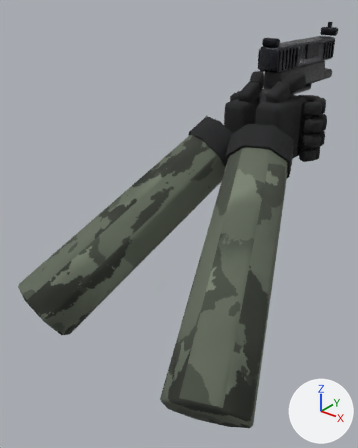
What one commit did to the glTF model client/assets/models/pistol_fp.glb.
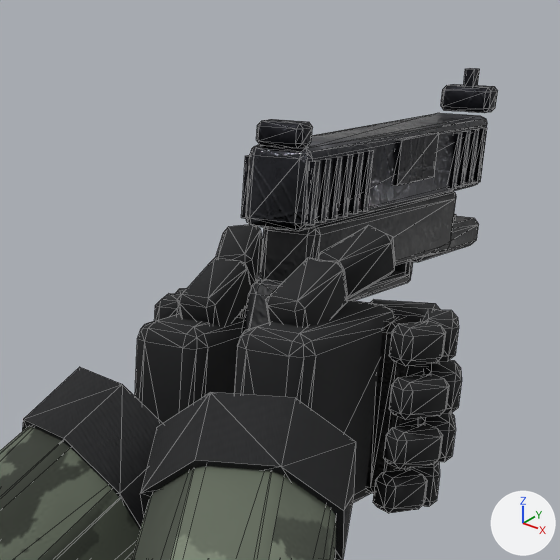
Old and new are each drawn whole from a 50 mm lens placed at (0.347, -0.663, 0.165), pointed at (-0.043, -0.175, -0.138) and again close up on the part from 51% to 100% of the width and 0% to 39% of the height. The lights are fixed; the arrows at lower right show +X, +Y and +Z. The older version's two pictures come first. The close-ups show mesh edges as thin lines. Where no turn or scale is listed for an object, it has been applied to the vertices. Vertices at exactly the same position are counted once.

Names of what the first close-up shows: 'arms', 'body', 'slide'.
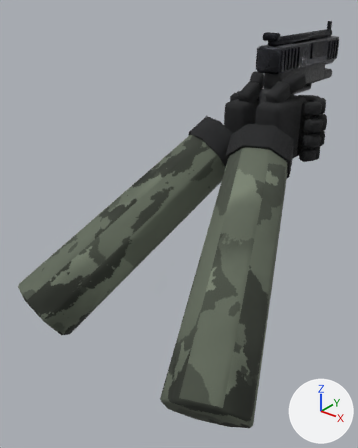
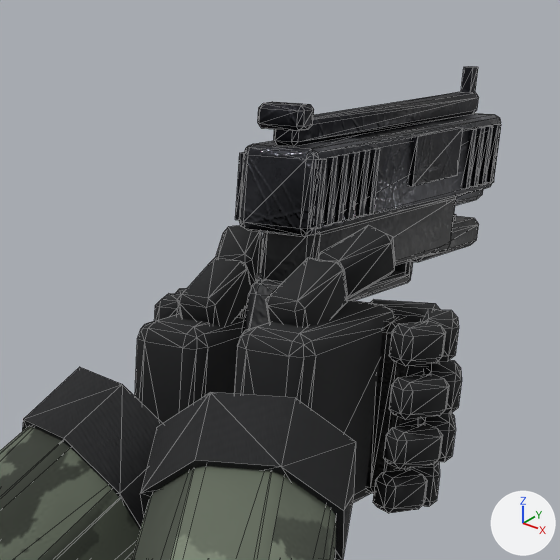
Edits to the bpy script that builds the scene:
```text
Change me_pistol_slide:
    used by ob_slide; location = (0.0, 0.0, 0.0)
    remove me_pistol_slide.from_pydata(...)  # 292 vertices, 480 faces; spans x -0.017..0.017, y -0.036..0.175, z 0.051..0.109
    add me_pistol_slide.from_pydata(...)  # 316 vertices, 524 faces; spans x -0.02..0.02, y -0.036..0.182, z 0.046..0.11
    me_pistol_slide part 1: the loose piece of 56 vertices spanning x -0.015..0.015, y -0.035..0.155, z 0.054..0.088 is scaled about its middle by (1.23, 1.05, 1.07), then moved by (0.0, 0.005, -0.001)
    me_pistol_slide part 2: the loose piece of 8 vertices spanning x -0.002..0.002, y 0.157..0.163, z 0.099..0.109 is moved by (0.0, -0.002, 0.0)
    me_pistol_slide part 3: the loose piece of 24 vertices spanning x -0.011..0.011, y -0.036..-0.024, z 0.088..0.098 is moved by (0.0, 0.0, 0.007)
    me_pistol_slide part 4: the loose piece of 8 vertices spanning x -0.017..-0.014, y -0.032..-0.028, z 0.057..0.083 is moved by (-0.003, 0.0, 0.0)
    me_pistol_slide part 5: the loose piece of 8 vertices spanning x 0.014..0.017, y -0.032..-0.028, z 0.057..0.083 is moved by (0.003, 0.0, 0.0)
    me_pistol_slide part 6: the loose piece of 8 vertices spanning x 0.014..0.017, y -0.022..-0.018, z 0.057..0.083 is moved by (0.003, 0.0, 0.0)
    me_pistol_slide part 7: the loose piece of 8 vertices spanning x 0.014..0.017, y -0.012..-0.008, z 0.057..0.083 is moved by (0.003, 0.0, 0.0)
    me_pistol_slide part 8: the loose piece of 8 vertices spanning x 0.014..0.017, y -0.002..0.002, z 0.057..0.083 is moved by (0.003, 0.0, 0.0)
    me_pistol_slide part 9: the loose piece of 8 vertices spanning x 0.014..0.017, y 0.008..0.012, z 0.057..0.083 is moved by (0.003, 0.0, 0.0)
    me_pistol_slide part 10: the loose piece of 8 vertices spanning x 0.014..0.017, y 0.018..0.022, z 0.057..0.083 is moved by (0.003, 0.0, 0.0)
    me_pistol_slide part 11: a new loose piece, a box spanning x 0.017..0.02, y 0.06..0.11, z 0.064..0.086, in mat_steel_dark
    me_pistol_slide part 12: the loose piece of 8 vertices spanning x 0.014..0.017, y 0.123..0.127, z 0.057..0.083 is moved by (0.003, 0.0, 0.0)
    me_pistol_slide part 13: the loose piece of 8 vertices spanning x 0.014..0.017, y 0.133..0.137, z 0.057..0.083 is moved by (0.003, 0.0, 0.0)
    me_pistol_slide part 14: the loose piece of 8 vertices spanning x 0.014..0.017, y 0.143..0.147, z 0.057..0.083 is moved by (0.003, 0.0, 0.0)
    me_pistol_slide part 15: the loose piece of 8 vertices spanning x 0.014..0.017, y 0.113..0.117, z 0.057..0.083 is moved by (0.003, 0.04, 0.0)
    me_pistol_slide part 16: a new loose piece of 24 vertices spanning x -0.013..0.013, y 0.115..0.165, z 0.046..0.058, in mat_gunmetal
    me_pistol_slide part 17: a new loose piece of 24 vertices spanning x -0.006..0.006, y -0.03..0.16, z 0.088..0.098, in mat_steel_dark
    me_pistol_slide part 18: the loose piece of 8 vertices spanning x 0.014..0.017, y 0.05..0.09, z 0.065..0.085 is deleted
    me_pistol_slide part 19: 24 vertices removed from x -0.013..0.013, y 0.154..0.166, z 0.089..0.101
    other edits to the shape of me_pistol_slide do not show in these pictures
```

Changed parts and their boxes (x1, y1, x2, y2) in the close-ups (560 x 560 px; the box of a moved part takes in the faces that stretch with it):
'slide', reshaped: before (241, 68, 498, 231); after (235, 66, 501, 237)
part 1 of me_pistol_slide, moved or reshaped: before (246, 113, 487, 231); after (239, 113, 501, 237)
part 2 of me_pistol_slide, moved or reshaped: before (463, 68, 480, 86); after (461, 66, 478, 93)
part 3 of me_pistol_slide, moved or reshaped: before (256, 119, 312, 148); after (258, 102, 314, 131)
part 4 of me_pistol_slide, moved or reshaped: before (241, 155, 250, 218); after (235, 152, 244, 220)
part 5 of me_pistol_slide, moved or reshaped: before (305, 161, 320, 226); after (311, 159, 327, 229)
part 6 of me_pistol_slide, moved or reshaped: before (317, 158, 331, 223); after (323, 156, 338, 226)
part 7 of me_pistol_slide, moved or reshaped: before (328, 156, 342, 220); after (334, 154, 349, 223)
part 8 of me_pistol_slide, moved or reshaped: before (338, 154, 353, 217); after (345, 152, 360, 220)
part 9 of me_pistol_slide, moved or reshaped: before (349, 152, 364, 214); after (355, 150, 370, 217)
part 10 of me_pistol_slide, moved or reshaped: before (359, 150, 374, 212); after (366, 148, 380, 215)
part 11 of me_pistol_slide, added: after (409, 127, 463, 186)
part 12 of me_pistol_slide, moved or reshaped: before (457, 131, 471, 187); after (462, 129, 477, 189)
part 13 of me_pistol_slide, moved or reshaped: before (465, 129, 479, 185); after (471, 127, 485, 187)
part 14 of me_pistol_slide, moved or reshaped: before (473, 127, 487, 183); after (479, 126, 493, 185)
part 15 of me_pistol_slide, moved or reshaped: before (448, 132, 462, 189); after (487, 124, 501, 183)
part 16 of me_pistol_slide, added (mostly hidden): after (455, 189, 483, 205)
part 17 of me_pistol_slide, added: after (274, 92, 479, 146)
part 18 of me_pistol_slide, deleted: before (393, 132, 439, 186)
part 19 of me_pistol_slide, deleted: before (441, 84, 498, 113)
